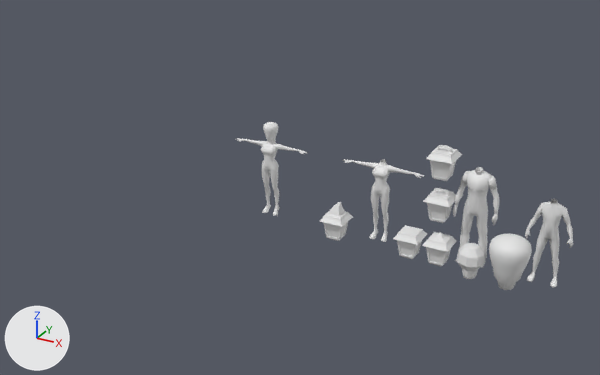
A saved change to the Blender file Blender/Wickhead.blend.
One viewpoint serves both versions: a 50 mm lens placed at (2.76, -9.8, 5.45), pointed at (-2.76, 0.23, 0.43). The axes (+X, +Y, +Z) are drawn at lower left. The lights are the same throughout.

The first picture shows 'Body1', 'Body2', 'Body3', 'Bulb1', 'FemmeBulbHead', 'Femme_Head2', 'Head2', 'Head3', 'Head4', 'Head5', 'Head6', 'Head7'.
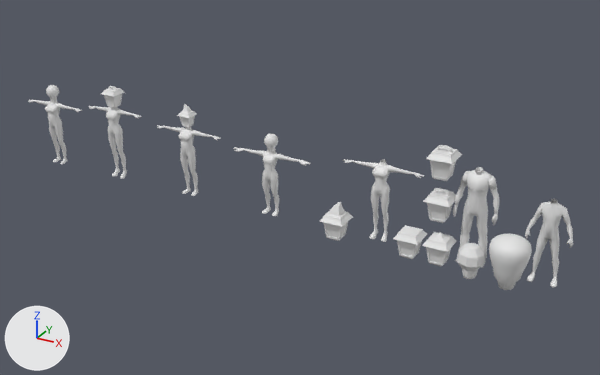
Changed parts and their boxes [x1, y1, x2, y2] in the pictures (600 x 375 px):
'FemmeBulbHead', reshaped (10% wider, 11% shorter)
    before: [237, 138, 308, 216]
    after: [233, 147, 311, 216]
'FemmeWickHead', added
    after: [157, 125, 221, 196]
'FemmeWickHead2', added
    after: [89, 106, 142, 179]
'FemmeBulbHead2', added
    after: [28, 100, 82, 164]
'FemmeWickHead2Head', added
    after: [101, 86, 125, 108]
'FemmeWickHeadHead', added
    after: [177, 104, 197, 128]
'Femme_Head2', hidden
    before: [263, 122, 279, 141]
'Femme_Head1', shown
    after: [264, 134, 278, 151]
'Femme2_Head', added
    after: [46, 85, 59, 101]

Patch to the scene script:
```diff
--- a/Blender/Wickhead.blend.py
+++ b/Blender/Wickhead.blend.py
@@ me_mesh_001 @@
-me_mesh_001.from_pydata(...)  # 605 vertices, 625 faces; spans x -0.611..0.611, y -0.073..0.133, z -0.001..1.18
+me_mesh_001.from_pydata(...)  # 605 vertices, 625 faces; spans x -0.662..0.662, y -0.056..0.133, z -0.005..1.023
+# me_mesh_001 part 1: 605 of 605 vertices moved; they spanned x -0.611..0.611, y -0.073..0.133, z -0.001..1.18 and now span x -0.662..0.662, y -0.056..0.133, z -0.005..1.023; mean shift (0.0, -0.001, -0.142); largest move (0.569, 0.042, 1.058) -> (0.609, 0.036, 0.893)
@@ me_sphere_002 @@
 me_sphere_002.from_pydata(...)  # 50 vertices, 56 faces; spans x -0.48..0.478, y -0.479..0.479, z -0.576..0.658
 # used by ob_femme_head1; parent = ob_femmebulbhead; location = (-3.154, 0.0708, 1.272); scale = (0.223, 0.223, 0.223)
+# me_sphere_002 part 2: the whole mesh is moved by (0.0, 0.0, 0.581)
@@ me_sphere_003 @@
 me_sphere_003.from_pydata(...)  # 178 vertices, 192 faces; spans x -0.276..0.276, y -0.276..0.276, z -0.263..0.507
 # used by ob_femme_head2; parent = ob_femmebulbhead; location = (-3.156, 0.0696, 1.229); scale = (0.414, 0.414, 0.414)
+# me_sphere_003 part 3: the whole mesh is moved by (0.0, 0.0, 0.249)
@@ ob_femme_head1 @@
 ob_femme_head1.matrix_parent_inverse = Matrix(((1.0, 0.0, 0.0, 3.156), (0.0, 1.0, 0.0, 0.0), (0.0, 0.0, 1.0, 0.0), (0.0, 0.0, 0.0, 1.0)))
-ob_femme_head1.location = (-3.154, 0.0708, 1.272)
+ob_femme_head1.location = (-3.154, 0.0708, 0.986)
 ob_femme_head1.scale = (0.223, 0.223, 0.223)
-ob_femme_head1.hide_set(True)
@@ ob_femme_head2 @@
 ob_femme_head2.matrix_parent_inverse = Matrix(((1.0, 0.0, 0.0, 3.156), (0.0, 1.0, 0.0, 0.0), (0.0, 0.0, 1.0, 0.0), (0.0, 0.0, 0.0, 1.0)))
-ob_femme_head2.location = (-3.156, 0.0696, 1.229)
+ob_femme_head2.location = (-3.156, 0.0696, 0.969)
 ob_femme_head2.scale = (0.414, 0.414, 0.414)
@@ ob_femme_head2 @@
 _m = ob_femme_head2.modifiers.new('Decimate', 'DECIMATE')
 _m.decimate_type = 'UNSUBDIV'
+ob_femme_head2.hide_set(True)
@@ ob_femme2_head @@
+ob_femme2_head = bpy.data.objects.new('Femme2_Head', me_sphere_004)  # 50 vertices, 56 faces; spans x -0.501..0.499, y -0.488..0.467, z 0.005..1.318
+ob_femme2_head.parent = ob_femmebulbhead2
+ob_femme2_head.location = (-7.445, 0.0708, 1.091)
+ob_femme2_head.scale = (0.223, 0.223, 0.223)
@@ ob_femmebulbhead2 @@
+ob_femmebulbhead2 = bpy.data.objects.new('FemmeBulbHead2', me_mesh_005)  # 589 vertices, 608 faces; spans x -0.611..0.611, y -0.074..0.128, z 0.0..1.146
+ob_femmebulbhead2.location = (-7.45, 0.0, 0.0)
@@ ob_femmewickhead2head @@
+ob_femmewickhead2head = bpy.data.objects.new('FemmeWickHead2Head', me_cube_008.copy())  # the mesh of ob_head4
+ob_femmewickhead2head.parent = ob_femmewickhead2
+ob_femmewickhead2head.location = (-6.116, 0.071, 1.316)
+ob_femmewickhead2head.scale = (0.515, 0.515, 0.515)
@@ ob_femmewickhead2 @@
+ob_femmewickhead2 = bpy.data.objects.new('FemmeWickHead2', me_mesh_003)  # 549 vertices, 568 faces; spans x -0.549..0.549, y -0.062..0.129, z -0.001..1.249
+ob_femmewickhead2.location = (-6.11, 0.0, 0.0)
@@ ob_femmewickheadhead @@
+ob_femmewickheadhead = bpy.data.objects.new('FemmeWickHeadHead', me_cube_002)  # 72 vertices, 70 faces; spans x -0.267..0.267, y -0.267..0.267, z -0.317..0.515
+ob_femmewickheadhead.parent = ob_femmewickhead
+ob_femmewickheadhead.location = (-4.661, 0.0748, 1.259)
+ob_femmewickheadhead.scale = (0.419, 0.419, 0.419)
@@ ob_femmewickhead @@
+ob_femmewickhead = bpy.data.objects.new('FemmeWickHead', me_mesh_002)  # 549 vertices, 568 faces; spans x -0.611..0.611, y -0.073..0.128, z 0.0..1.146
+ob_femmewickhead.location = (-4.66, 0.0, 0.0)
```
